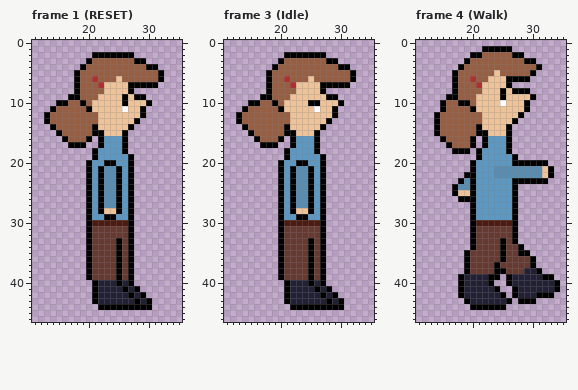
Pixel-art file -- assets/characters/alicia/avatar_jugador.aseprite. This is how it looked before the edit.
48x48 pixels, 7 frames. Shown: frame 1 (RESET): x 11..35, y 0..46; frame 3 (Idle): x 11..35, y 0..46; frame 4 (Walk): x 11..35, y 0..46. The commit also changed other frames, which this record leaves out.
After:
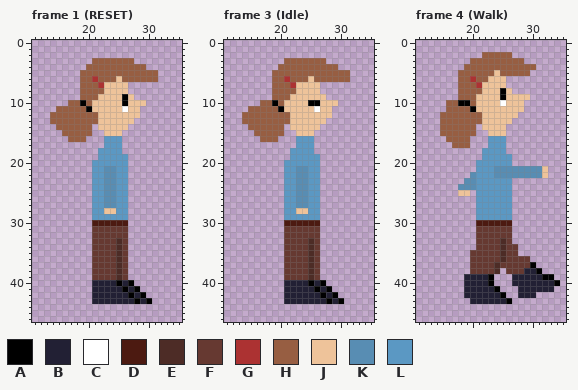
Palette (. is transparent): A #000000  B #222034  C #ffffff  D #4c1a11  E #4d2c26  F #663931  G #ac3232  H #975e42  J #eec39a  K #588db3  L #5b98c3
Diff:
layer "Outline" now hidden
Changed rows in their new state; - is an unchanged pixel.
Frame 1 (RESET):
first column x 13:
 2 --------.......-----
 3 -------.-------..---
 4 ------.----------..-
 5 -----.-------------.
 6 -----.-------------.
 7 -----.--------.....-
 8 -----.--------.-----
 9 ----..---------..---
10 --..-------------.--
11 -.--------------.---
12 .---------------.---
13 .--------------.----
14 -.------.-----.-----
15 --.-----..---.------
16 ---.---.-.---.------
17 ----...--.---.------
18 --------.----.------
19 --------.-----.-----
20 -------.--LL--.-----
21 -------.-L--L-.-----
22 -------.-L--L-.-----
23 -------.-L--L-.-----
24 -------.-L--L-.-----
25 -------.-L--L-.-----
26 -------.-L--L-.-----
27 -------.-L--L-.-----
28 -------.-L--L-.-----
29 -------.--LL--.-----
30 -------.------.-----
31 -------.------.-----
32 -------.------.-----
33 -------.----E-.-----
34 -------.----E-.-----
35 -------.----E-.-----
36 -------.----E-.-----
37 -------.----E-.-----
38 -------.----E-.-----
39 -------.----E-.-----
40 --------B-----------
41 --------B-----------
42 --------B-----------
43 --------B-----------
44 ---------.........--
Frame 3 (Idle): the same change as frame 1 (RESET)
Frame 4 (Walk):
first column x 14:
 1 --------.....--------
 2 ------..-----..------
 3 -----.---------..----
 4 ----.------------.---
 5 ---.------------.----
 6 ---.--------....-----
 7 ---.--------.--------
 8 ---.---------...-----
 9 --..------------.----
10 -.-------------.-----
11 -.-------------.-----
12 .-------------.------
13 .------------.-------
14 .------.----.--------
15 .------..---.--------
16 -.----.-.---.--------
17 --.---.-.---.--------
18 ---...-.----.--------
19 -------.-----.-------
20 ------.------......--
21 ------.------------.-
22 -----.K------------.-
23 ----.-K------......--
24 ---.--K------.-------
25 ---.--.------.-------
26 ----...------.-------
27 ------.------.-------
28 ------.------.-------
29 ------.------.-------
30 ------.------.-------
31 ------.------.-------
32 ------.------.-------
33 ------.----E-.-------
34 ------.----E--.------
35 -----.-----E--..-----
36 -----.-----E----.----
37 -----.----E----------
38 -----.----E.---------
39 ----.-----.-.--------
40 ----.-------.--------
41 ----.--------.------.
42 ----.--------.---...-
43 -----.--------...----
44 ------......---------
Where, in picture pixels (left, top, right, bottom), the same in both pictures:
changed: (44, 52, 164, 310)
changed: (236, 52, 356, 310)
changed: (434, 46, 560, 310)
